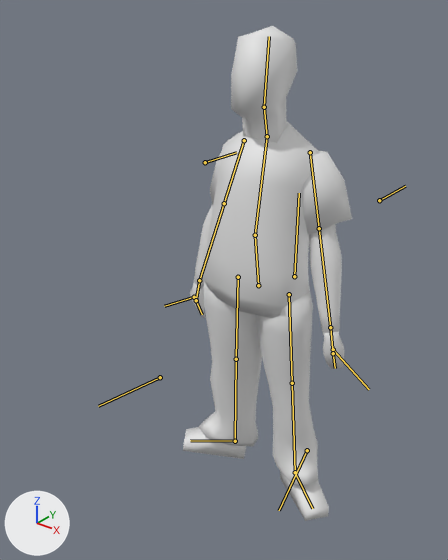
What one commit did to the Blender file models/jordi/jordi.blend.
The view is the same before and after, from a 50 mm camera at (1.28, -1.82, 2.1) aimed at (-0.05, -0.16, 1.06). The axes (+X, +Y, +Z) are drawn at lower left. The lights are the same throughout. The picture after the commit comes second. Both versions are drawn at frame 6 of the action 'Idle'; the numbers are the values there. The bones that change, and the others that lie on the model, are drawn over the model as lines.

Objects in the first picture: 'arm1_l', 'arm1_r', 'arm2_l', 'arm2_r', 'hand_l', 'hand_r', 'head', 'leg_l', 'leg_r', 'shoe_l', 'shoe_r', 'torso'.
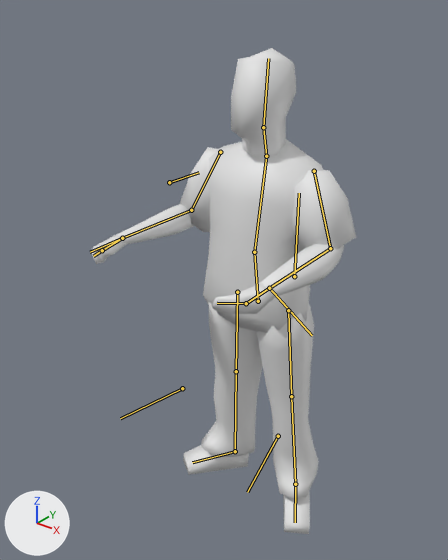
What the commit changed:
Bone 'ik_hand.r' (bone_ik_hand_r) moves from (-0.529, -0.354, -0.124) to (-0.18, -0.539, 0.305).
Bone 'ik_hand.l' (bone_ik_hand_l) moves from (0.529, -0.354, -0.124) to (0.18, -0.539, 0.305).
Bone 'Bone' (bone_bone) moves from (0.0, 0.0, 0.0) to (0.01, -0.07, 0.0).
Bone 'arm1_r' (bone_arm1_r) moves from (0.0, 0.0, 0.0) to (0.066, 0.058, -0.041).
Bone 'hand1_r' (bone_hand1_r) turns from (0, 30, 0) to (0, 0, 0) degrees about its own x, y and z.
Bone 'hand2_r' (bone_hand2_r) turns from (0, 0, 0) to (104, 104, 58) degrees about its own x, y and z.
Bone 'arm1_l' (bone_arm1_l) moves from (0.0, 0.0, 0.0) to (-0.066, 0.058, -0.041).
Bone 'hand1_l' (bone_hand1_l) turns from (0, -30, 0) to (0, 0, 0) degrees about its own x, y and z.
Bone 'hand2_l' (bone_hand2_l) turns from (0, 0, 0) to (104, -104, -58) degrees about its own x, y and z.
Bone 'ik_leg_pole.r' (bone_ik_leg_pole_r) moves from (-0.189, 0.047, 0.001) to (-0.06, 0.015, 0.0).
Bone 'ik_leg_pole.l' (bone_ik_leg_pole_l) moves from (0.189, 0.047, 0.001) to (0.06, 0.015, 0.0).
Bone 'ik_arm_pole.r' (bone_ik_arm_pole_r) moves from (0.0, 0.0, 0.0) to (-0.184, 0.137, 0.343).
Bone 'ik_arm_pole.l' (bone_ik_arm_pole_l) moves from (0.0, 0.0, 0.0) to (0.184, 0.137, 0.343).

Boxes [x1, y1, x2, y2] around the edits, measured in the pictures (448 x 560 px):
'torso', posed: before [203, 121, 320, 318]; after [203, 139, 323, 333]
'leg_l', posed: before [255, 288, 318, 485]; after [257, 303, 319, 498]
'leg_r', posed (6% shorter): before [199, 282, 262, 447]; after [201, 302, 263, 457]
'head', posed (8% shorter): before [231, 26, 298, 143]; after [231, 48, 296, 156]
'arm1_l', posed: before [301, 151, 352, 234]; after [292, 170, 357, 252]
'arm2_l', posed: before [309, 224, 342, 335]; after [260, 244, 344, 297]
'arm2_r', posed: before [194, 205, 213, 290]; after [115, 204, 194, 244]
'shoe_r', posed: before [183, 427, 247, 459]; after [183, 445, 249, 475]
'hand_l', posed (191% wider, 15% shorter): before [323, 331, 344, 369]; after [212, 282, 275, 314]
'shoe_l', posed: before [280, 471, 329, 521]; after [283, 493, 310, 534]
'arm1_r', posed (mostly hidden before): before [210, 139, 230, 205]; after [179, 147, 217, 232]
'hand_r', posed (131% wider, 17% shorter): before [190, 282, 205, 317]; after [91, 235, 127, 264]
bone 'ik_hand.r', root to tip: before (194, 297) to (164, 306); after (122, 238) to (90, 252)
bone 'ik_hand.l', root to tip: before (333, 349) to (369, 389); after (269, 288) to (312, 335)
bone 'Bone', root to tip: before (258, 285) to (255, 235); after (258, 301) to (254, 252)
bone 'arm1_r', root to tip: before (244, 140) to (224, 203); after (220, 152) to (191, 210)
bone 'hand1_r', root to tip: before (199, 280) to (196, 300); after (122, 238) to (102, 250)
bone 'hand2_r', root to tip: before (196, 300) to (202, 314); after (102, 250) to (93, 256)
bone 'arm1_l', root to tip: before (310, 152) to (319, 228); after (314, 171) to (330, 248)
bone 'hand1_l', root to tip: before (330, 327) to (333, 353); after (269, 288) to (246, 303)
bone 'hand2_l', root to tip: before (333, 353) to (335, 368); after (246, 303) to (217, 303)
bone 'ik_leg_pole.r', root to tip: before (160, 377) to (98, 406); after (182, 388) to (120, 418)
bone 'ik_leg_pole.l', root to tip: before (307, 450) to (279, 510); after (278, 436) to (247, 492)
bone 'ik_arm_pole.r', root to tip: before (205, 162) to (236, 152); after (169, 182) to (199, 172)
